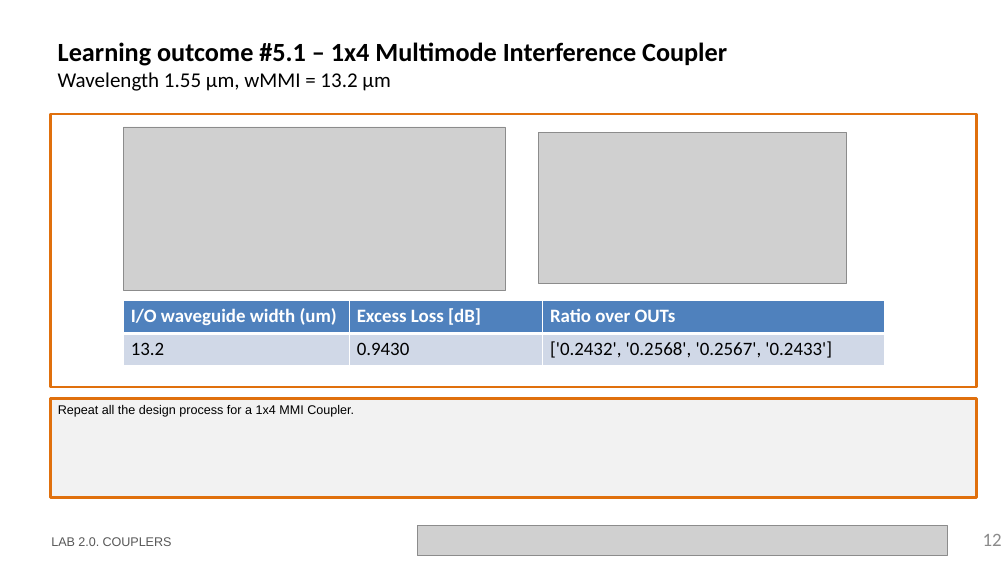
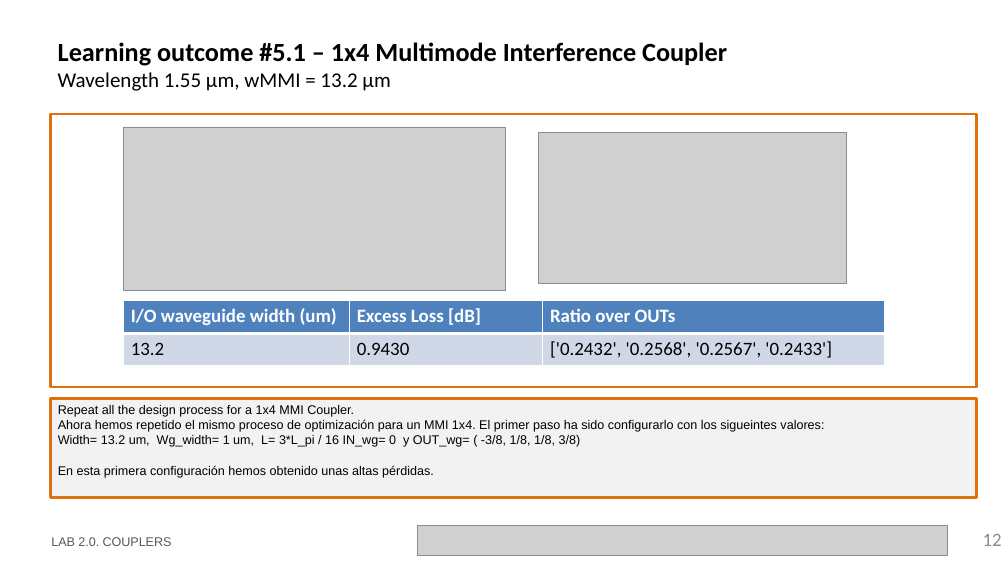
Before and after one commit to nmargar4/pic-upv-lab2, a slide deck: slide 12 of LabBook_20_Nadia.pptx. Drawn at 1008x567 pixels with LibreOffice and Linux fonts; fonts in the diff are those of the drawing; grey boxes stand for pictures; background and template pictures are left out. Boxes give left, top, right and bottom in pixels: in the first picture for what was removed or moved away, otherwise in the second. Text is boxed around its words. In the diff, an @@ line names an element or a change of style, - is before the commit and + after.

```diff
--- a/LabBook_20_Nadia.pptx
+++ b/LabBook_20_Nadia.pptx
@@ text in rectangle at [58,419,824,478]: paragraphs added @@
+Ahora hemos repetido el mismo proceso de optimización para un MMI 1x4. El primer paso ha sido configurarlo con los sigueintes valores:
+Width= 13.2 um, Wg_width= 1 um, L= 3*L_pi / 16 IN_wg= 0 y OUT_wg= ( -3/8, 1/8, 1/8, 3/8)
+En esta primera configuración hemos obtenido unas altas pérdidas.
```
Also in this commit, not shown: 5 other slides changed, 1 other file.
